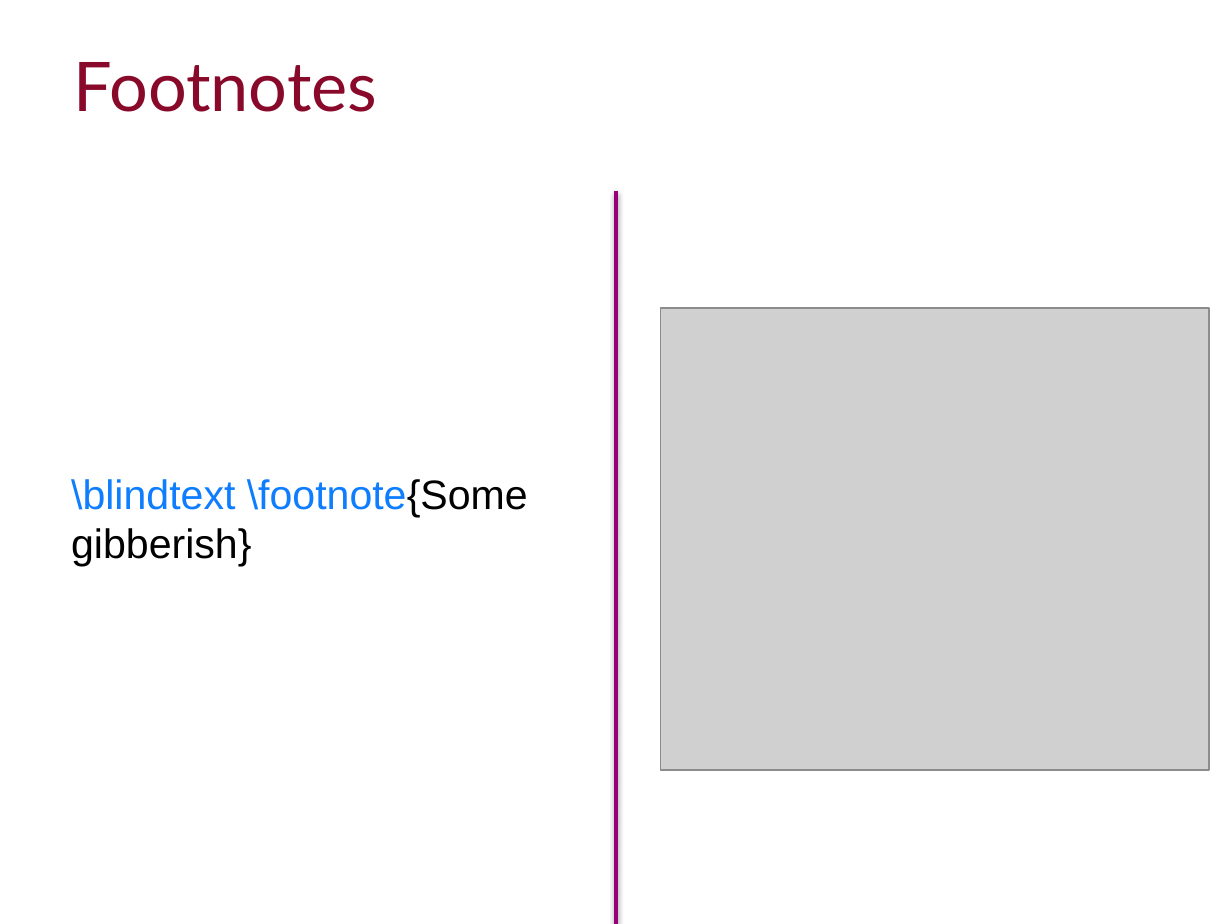
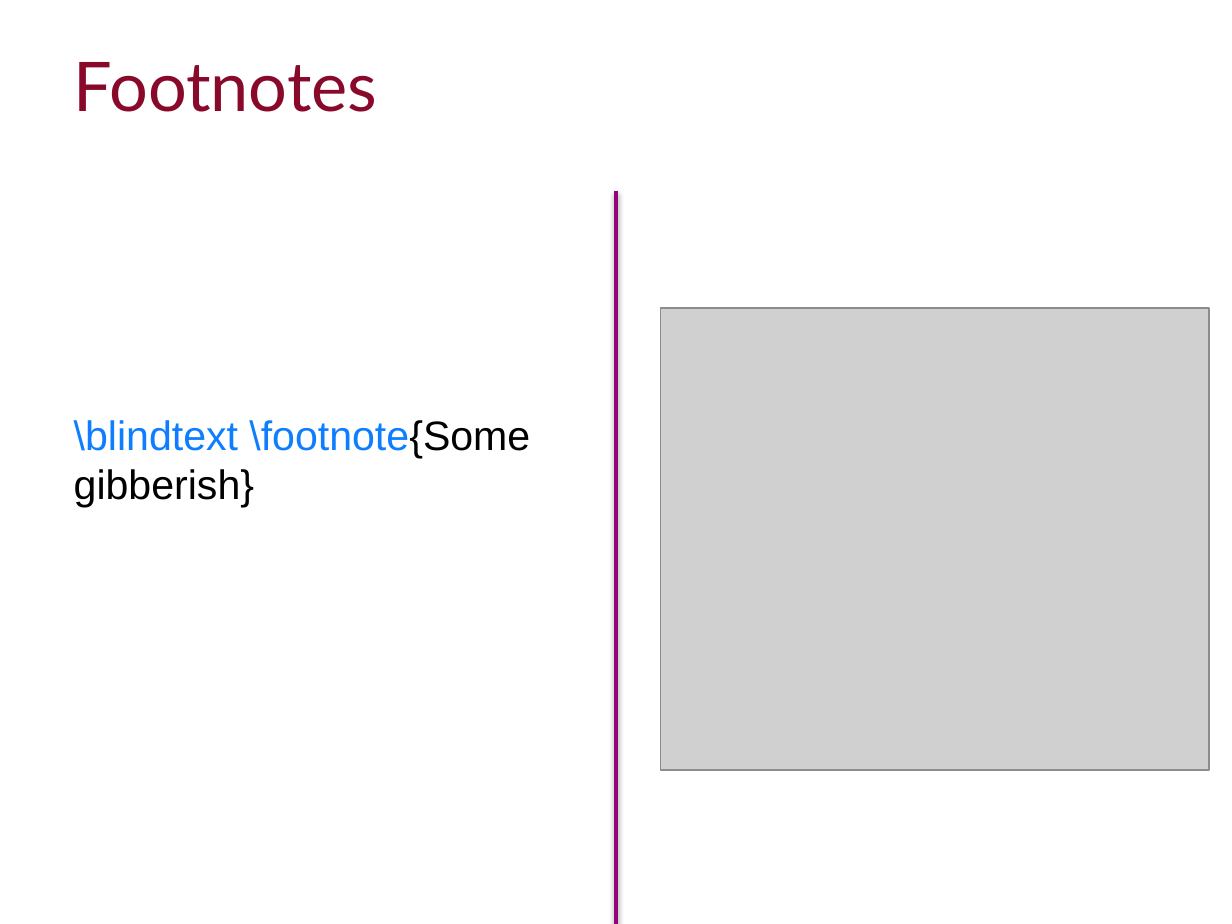
Before and after one commit to ImperialCollegeLondon/RCDS-writing-theses-in-latex, a slide deck: slide 9 of Writing Theses in Latex Slides.pptx. Drawn at 1232x924 pixels with LibreOffice and Linux fonts; fonts in the diff are those of the drawing; grey boxes stand for pictures; background and template pictures are left out. Boxes give left, top, right and bottom in pixels: in the first picture for what was removed or moved away, otherwise in the second. Text is boxed around its words. In the diff, an @@ line names an element or a change of style, - is before the commit and + after.

```diff
--- a/Writing Theses in Latex Slides.pptx
+++ b/Writing Theses in Latex Slides.pptx
@@ text "\blindtext \footnote{Some gibberish}": place and size @@
-text "\blindtext \footnote{Some gibberish}" at [71,479,528,566]
+text "\blindtext \footnote{Some gibberish}" at [74,420,530,508]
```
Also in this commit, not shown: 3 other slides changed, 4 other files.
